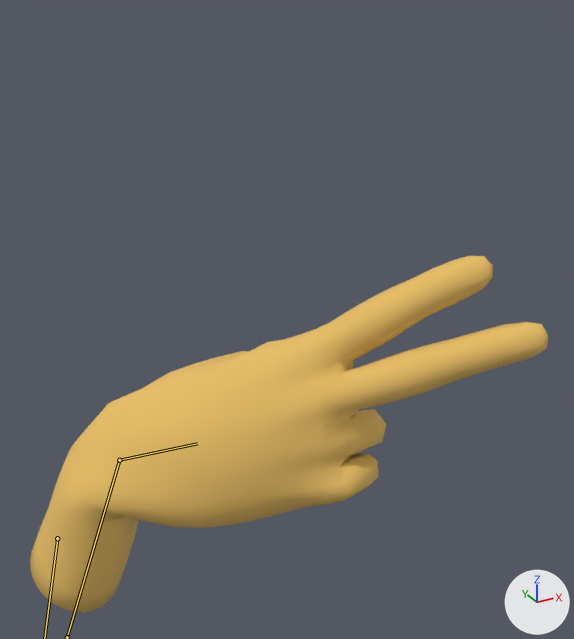
An edit to the glTF model yubit.glb, drawn before and after from the same camera.
Before and after are seen from a 50 mm lens placed at (-0.085, -0.4, 0.216), pointed at (0.073, -0.113, 0.072). Every picture has the same lights, and +X, +Y and +Z are marked at lower right. The first picture is the older version. Both versions are drawn at frame 9 of the action 'リ'; the numbers are the values there. The bones that change are drawn over the model as lines.

Objects in the first picture: 'Hand  - Realistic'.
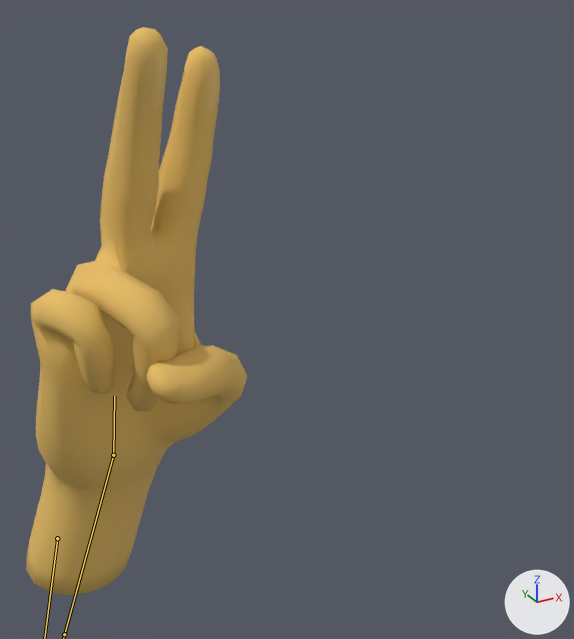
What changed in the scene script:
```text
Change bone_def_upper_arm_r_001:
    where bone_def_upper_arm_r_001 = bpy.data.objects['rig'].pose.bones['DEF-upper_arm.R.001']  # child of 'DEF-upper_arm.R'
    bone_def_upper_arm_r_001.rotation_quaternion: (0.985, 0.0, -0.175, 0.0) -> (0.978, 0.0, -0.209, 0.0)  # degrees (0, -20, 0) -> degrees (0, -24, 0)
Change bone_def_forearm_r:
    where bone_def_forearm_r = bpy.data.objects['rig'].pose.bones['DEF-forearm.R']  # child of 'DEF-upper_arm.R.001'
    bone_def_forearm_r.rotation_quaternion: (0.283, 0.074, -0.302, -0.907) -> (0.218, -0.146, -0.336, -0.905)  # degrees (36, -2, -146) -> degrees (37, -24, -161)
Change bone_def_forearm_r_001:
    where bone_def_forearm_r_001 = bpy.data.objects['rig'].pose.bones['DEF-forearm.R.001']  # child of 'DEF-forearm.R'
    bone_def_forearm_r_001.rotation_quaternion: (0.954, 0.0, 0.301, 0.0) -> (1.0, 0.0, 0.013, 0.0)  # degrees (0, 35, 0) -> degrees (0, 1, 0)
Change bone_def_hand_r:
    where bone_def_hand_r = bpy.data.objects['rig'].pose.bones['DEF-hand.R']  # child of 'DEF-forearm.R.001'
    bone_def_hand_r.rotation_quaternion: (0.821, 0.252, 0.313, 0.406) -> (0.981, 0.002, 0.011, 0.194)  # degrees (45, 18, 60) -> degrees (0, 1, 22)
```

Changed parts and their boxes [x1, y1, x2, y2] in the pictures (574 x 639 px):
'Hand  - Realistic', posed (57% narrower, 59% taller): before [30, 256, 548, 613]; after [26, 27, 247, 595]
bone 'DEF-forearm.R.001', root to tip: before (67, 637) to (119, 460); after (64, 634) to (113, 455)
bone 'DEF-hand.R', root to tip: before (119, 460) to (197, 443); after (113, 455) to (114, 396)
